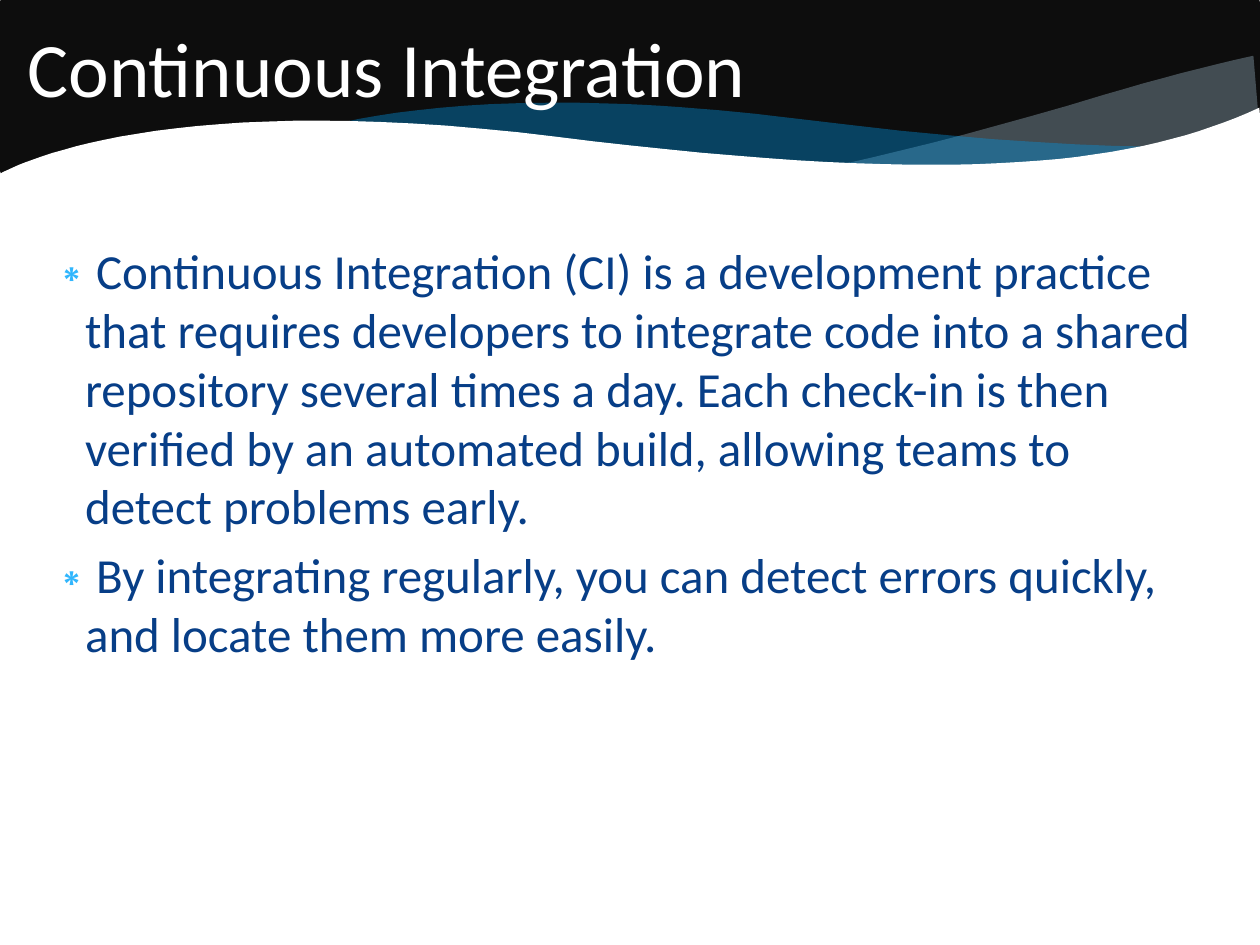
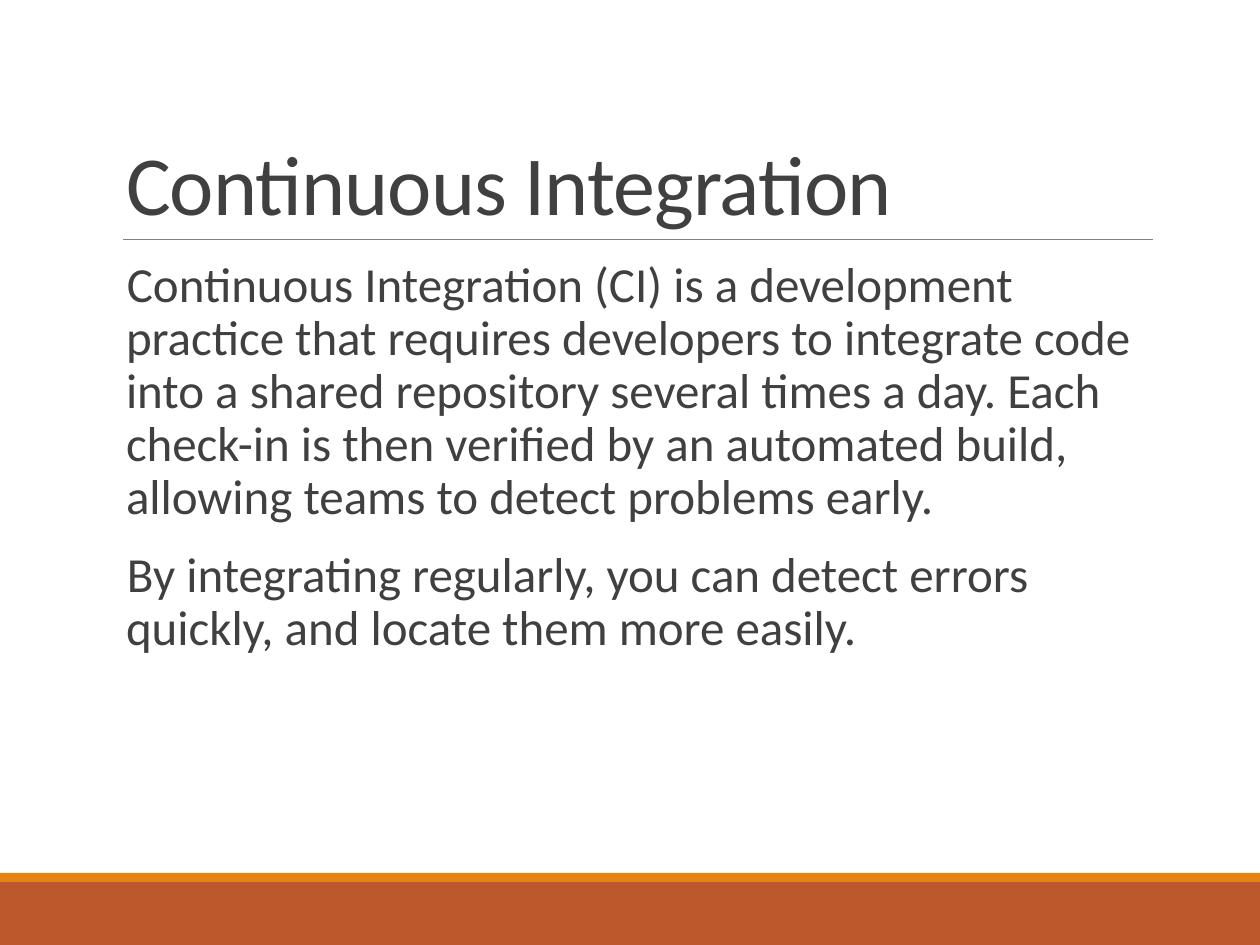
Before and after one commit to jsjodha/DevOpsFullDayTraining, a slide deck: slide 12 of PPTS/3. Package management with Nuget.pptx. Drawn at 1260x945 pixels with LibreOffice and Linux fonts; fonts in the diff are those of the drawing. Boxes give left, top, right and bottom in pixels: in the first picture for what was removed or moved away, otherwise in the second. Text is boxed around its words. In the diff, an @@ line names an element or a change of style, - is before the commit and + after.

```diff
--- a/PPTS/3. Package management with Nuget.pptx
+++ b/PPTS/3. Package management with Nuget.pptx
@@ rounded rectangle removed at [0, 0, 1260, 176] @@
@@ freeform shape removed at [0, 38, 1260, 307] @@
@@ title "Continuous Integration": place and size @@
-title "Continuous Integration" at [27, 43, 745, 115]
+title "Continuous Integration" at [126, 157, 892, 230]
@@ title "Continuous Integration" at [126, 157, 892, 230]: size 44 to 48 pt, text colour #FFFFFF to #404040, letter spacing 0 to -0.5 pt; line spacing 1 to 0.85; vertical alignment middle to bottom @@
@@ freeform shape removed at [341, 48, 1151, 220] @@
@@ freeform shape removed at [837, 56, 1260, 179] @@
@@ line added from (123, 239) to (1153, 239), #808080 0.5 pt @@
@@ text "Continuous Integration (CI) is a ...": place and size @@
-text "Continuous Integration (CI) is a ..." at [85, 253, 1190, 660]
+text "Continuous Integration (CI) is a ..." at [126, 266, 1130, 653]
@@ text "Continuous Integration (CI) is a ..." at [126, 266, 1130, 653]: text colour #073E87 to #404040; bullet ∗ to  ; line spacing 1 to 0.9; more space between paragraphs; bullet colour #31B6FD to #E48312 @@
@@ rectangle added at [0, 882, 1260, 945], fill #BD582C @@
@@ rectangle added at [0, 873, 1260, 882], fill #E48312 @@
```
Also in this commit, not shown: 39 other slides changed.
